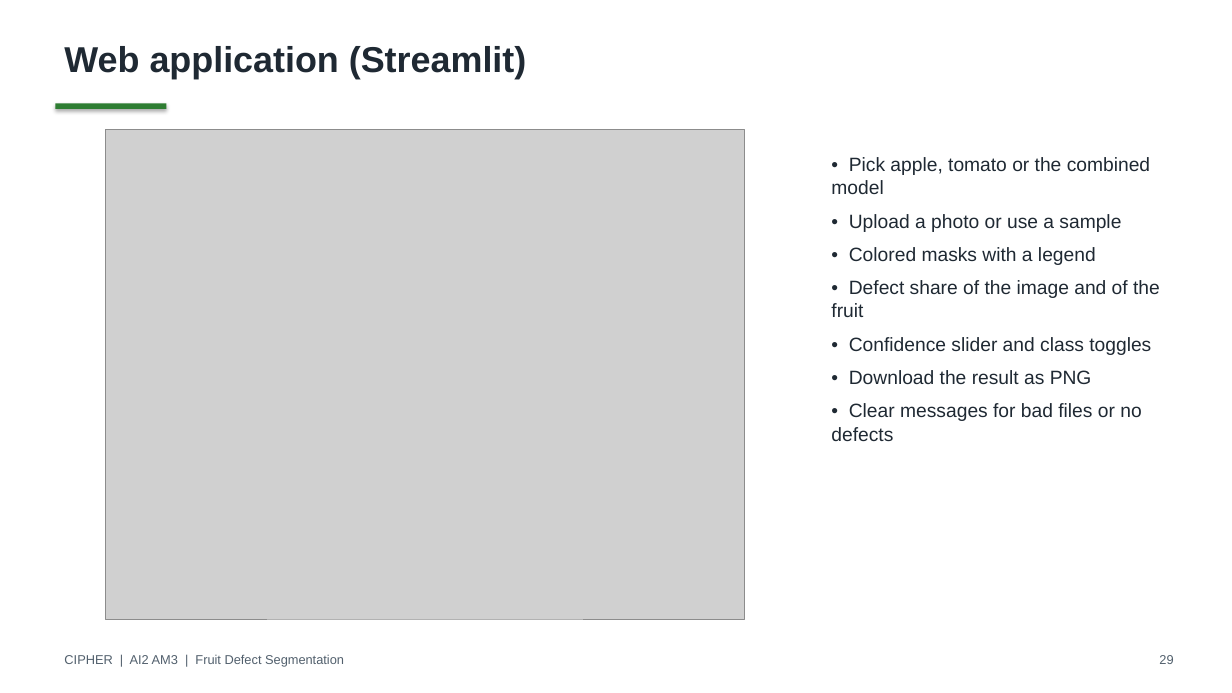
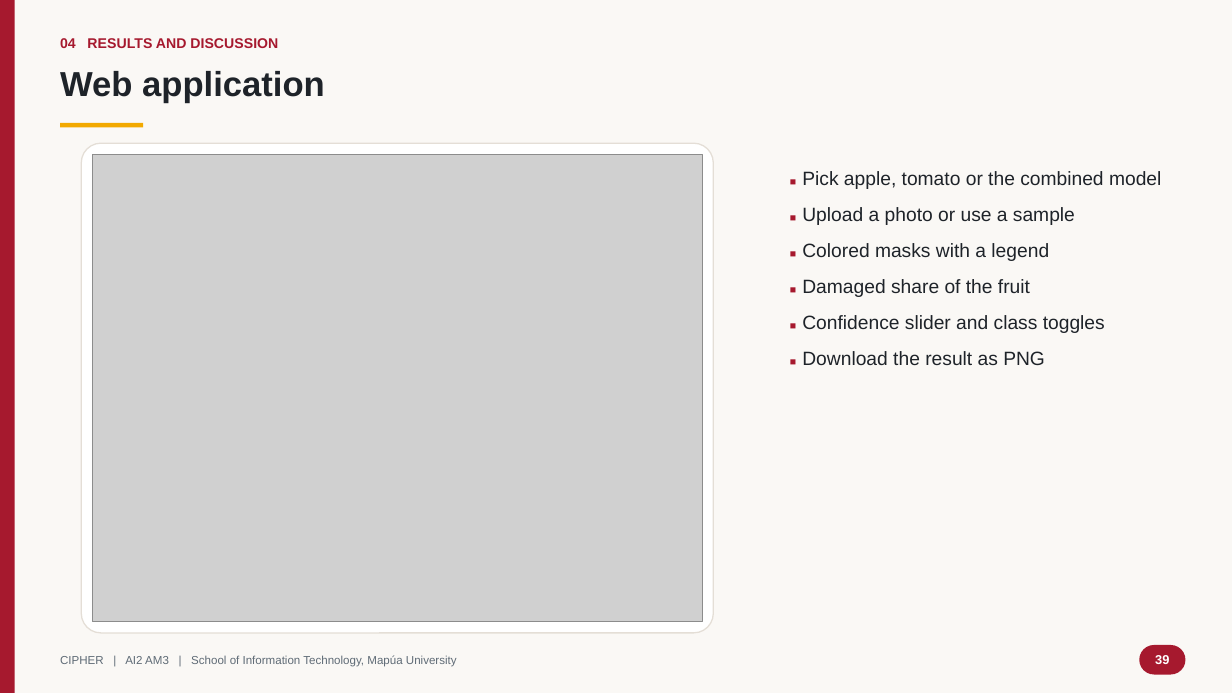
Before and after one commit to RalphKGM/ai2-computer-vision, a slide deck: slide 39 of 5_PPT_Presentation/CIPHER_AI2_Final_Defense.pptx (slide 29 before the commit). Drawn at 1232x693 pixels with LibreOffice and Linux fonts; fonts in the diff are those of the drawing; grey boxes stand for pictures. Boxes give left, top, right and bottom in pixels: in the first picture for what was removed or moved away, otherwise in the second. Text is boxed around its words. In the diff, an @@ line names an element or a change of style, - is before the commit and + after.

```diff
--- a/5_PPT_Presentation/CIPHER_AI2_Final_Defense.pptx
+++ b/5_PPT_Presentation/CIPHER_AI2_Final_Defense.pptx
@@ background #FFFFFF to #FAF8F5 @@
@@ rectangle added at (0, 0, 15, 693), fill #A6192E @@
@@ text added at (60, 38, 278, 48), 11 pt, text #A6192E, bold @@
+04 RESULTS AND DISCUSSION
@@ text at (60, 71, 325, 103): text changed; size 28 to 27 pt; text colour #1F2933 to #1E2329 @@
-Web application (Streamlit)
+Web application
@@ rectangle: place and size @@
-rectangle at (55, 104, 166, 109)
+rectangle at (60, 123, 143, 128)
@@ rectangle at (60, 123, 143, 128): fill #2E7D32 to #F2A900; shadow off @@
@@ rounded rectangle added at (81, 143, 714, 633), fill #FFFFFF, outline #E4DED6 1 pt @@
@@ picture: place and size @@
-picture at (105, 129, 744, 619)
+picture at (92, 154, 702, 622)
@@ text at (802, 171, 1161, 365): text changed; text colour #1F2933 to #1E2329 @@
-• Pick apple, tomato or the combined model
-• Upload a photo or use a sample
-• Colored masks with a legend
-• Defect share of the image and of the fruit
-• Confidence slider and class toggles
-• Download the result as PNG
-• Clear messages for bad files or no defects
+■ Pick apple, tomato or the combined model
+■ Upload a photo or use a sample
+■ Colored masks with a legend
+■ Damaged share of the fruit
+■ Confidence slider and class toggles
+■ Download the result as PNG
@@ text at (60, 655, 457, 667): text changed; size 10 to 9 pt; text colour #52606D to #5F6B76 @@
-CIPHER | AI2 AM3 | Fruit Defect Segmentation
+CIPHER | AI2 AM3 | School of Information Technology, Mapúa University
@@ rounded rectangle added at (1140, 645, 1186, 675), fill #A6192E, 10 pt, text #FFFFFF, bold @@
+39
@@ text removed at (1159, 655, 1173, 664) @@
-29
```
Also in this commit, not shown: 12 other slides changed, 31 slides added, 19 slides removed, 1 other file.
